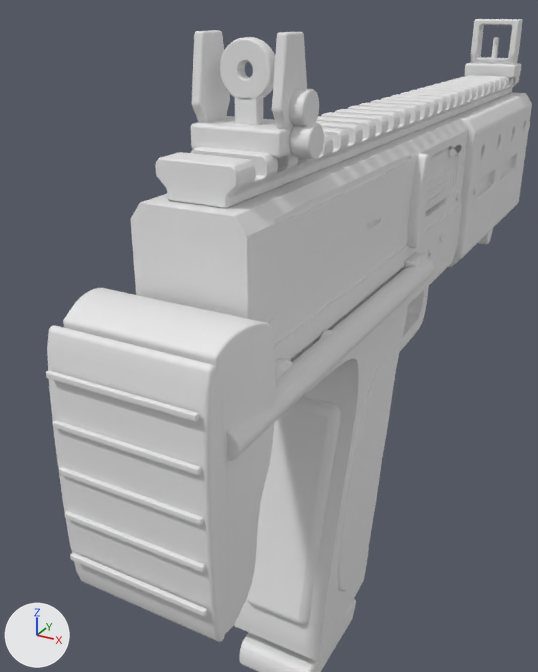
Renders of the Blender file tools/weapon/smg.blend from each side of a commit.
Camera for both pictures: a 50 mm lens placed at (0.0899, -0.199, 0.0726), pointed at (0.0155, -0.0636, 0.0049). The axes (+X, +Y, +Z) are drawn at lower left. The lights are the same throughout. The first picture is the older version.

Objects in the first picture: 'back_stipple', 'butt', 'butt_pad', 'grip_stipple', 'handguard', 'lower', 'rail', 'rs_aperture', 'rs_clamp', 'rs_drum', 'rs_ear-1', 'rs_ear1', 'rs_stem', 'stock_rod1', 'upper' and 21 more.
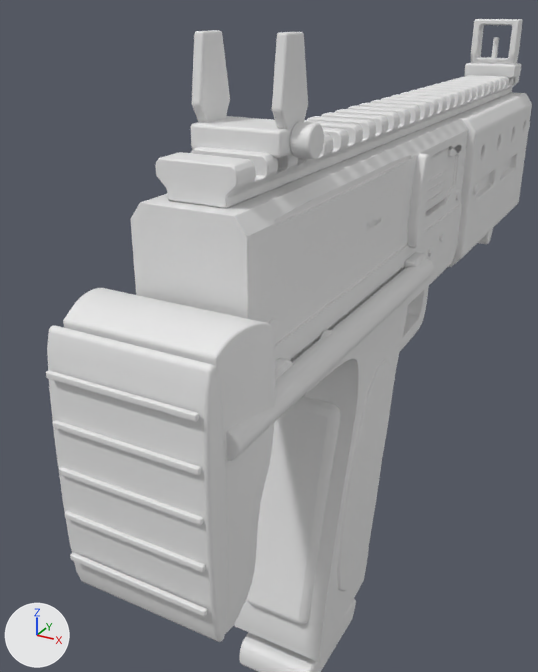
Edits to the scene script, one JSON object a line:
```json
{"op": "remove", "block": "ob_rs_aperture", "code": ["ob_rs_aperture = bpy.data.objects.new('rs_aperture', me_rs_aperture)", "ob_rs_aperture.location = (0.0, 0.0, 0.0)", "_m = ob_rs_aperture.modifiers.new('bevel', 'BEVEL')", "_m.width = 0.0005", "_m.width_pct = 0.0005", "_m.segments = 2", "_m.miter_outer = 'MITER_ARC'", "_m = ob_rs_aperture.modifiers.new('normals', 'WEIGHTED_NORMAL')", "_m.weight = 100", "_m.keep_sharp = True"]}
{"op": "remove", "block": "ob_rs_stem", "code": ["ob_rs_stem = bpy.data.objects.new('rs_stem', me_rs_stem)", "ob_rs_stem.location = (0.0, 0.0, 0.0)", "_m = ob_rs_stem.modifiers.new('bevel', 'BEVEL')", "_m.width = 0.0005", "_m.width_pct = 0.0005", "_m.segments = 3", "_m.angle_limit = 0.436", "_m.miter_outer = 'MITER_ARC'", "_m = ob_rs_stem.modifiers.new('normals', 'WEIGHTED_NORMAL')", "_m.weight = 100", "_m.keep_sharp = True"]}
{"op": "remove", "block": "ob_rs_drum", "code": ["ob_rs_drum = bpy.data.objects.new('rs_drum', me_rs_drum)", "ob_rs_drum.location = (0.0, 0.0, 0.0)", "_m = ob_rs_drum.modifiers.new('bevel', 'BEVEL')", "_m.width = 0.0004", "_m.width_pct = 0.0004", "_m.segments = 2", "_m.miter_outer = 'MITER_ARC'", "_m = ob_rs_drum.modifiers.new('normals', 'WEIGHTED_NORMAL')", "_m.weight = 100", "_m.keep_sharp = True"]}
```

Where the change shows, as pixel boxes (x1, y1, x2, y2) in the pictures (538 x 672 px):
```json
{"object": "rs_aperture", "change": "deleted", "before": [220, 37, 275, 100]}
{"object": "rs_drum", "change": "deleted", "before": [289, 88, 319, 127]}
{"object": "rs_stem", "change": "deleted", "before": [235, 97, 263, 125]}
```
